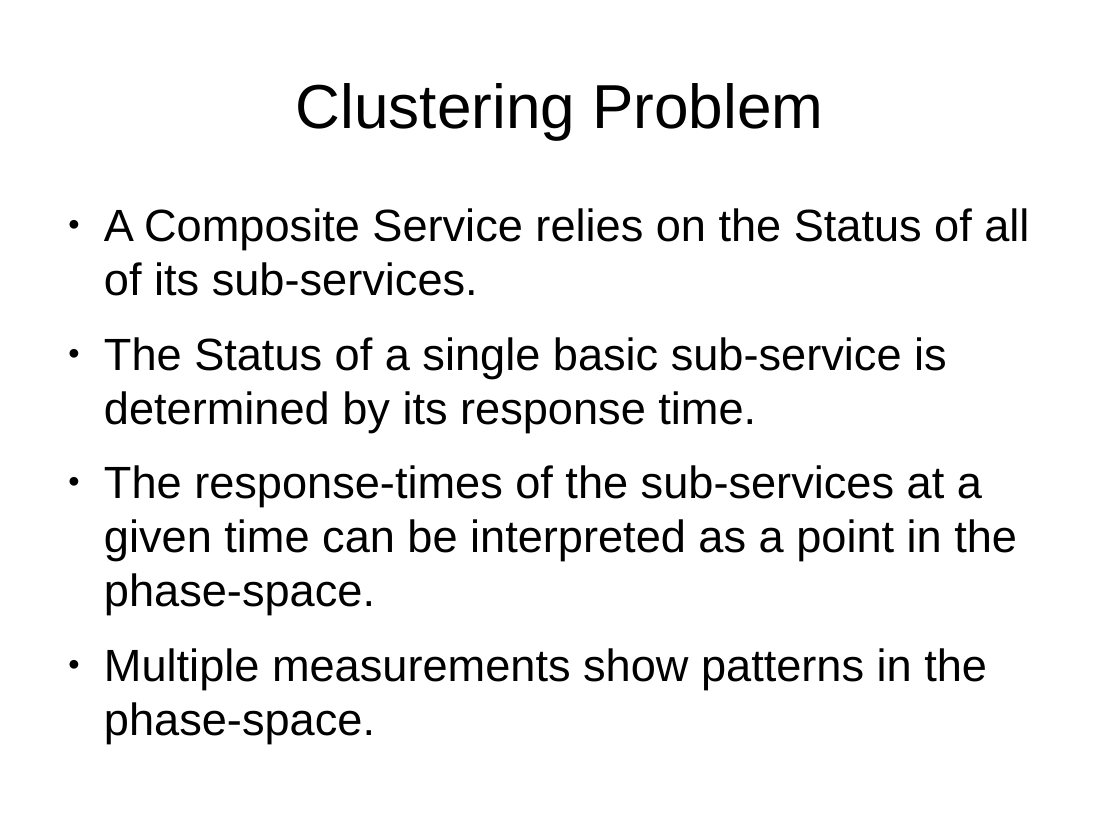
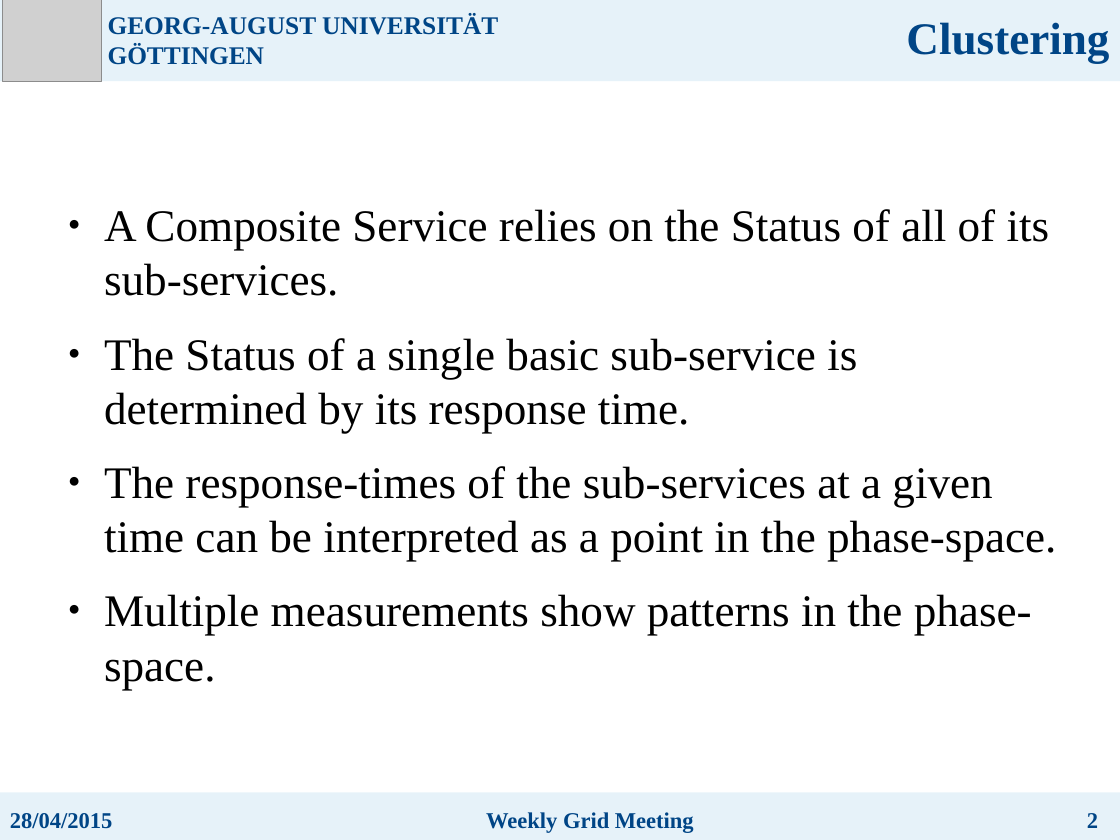
Before and after one commit to mefegiorgi/dataclustering, a slide deck: slide 4 of Presentations/Apr28.odp (slide 3 before the commit). Drawn at 1120x840 pixels with LibreOffice and Linux fonts; fonts in the diff are those of the drawing; grey boxes stand for pictures. Boxes give left, top, right and bottom in pixels: in the first picture for what was removed or moved away, otherwise in the second. Text is boxed around its words. In the diff, an @@ line names an element or a change of style, - is before the commit and + after.

Commit message:
hierarchical clustering

```diff
--- a/Presentations/Apr28.odp
+++ b/Presentations/Apr28.odp
@@ group added at [0, 0, 1120, 81]: 2 texts, 1 rectangle, 1 picture @@
+GEORG-AUGUST UNIVERSITÄT GÖTTINGEN
+Clustering
@@ title removed at [296, 83, 823, 139] @@
-Clustering Problem
@@ text "A Composite Service relies on ..." at [104, 209, 1056, 690]: font Arial to Times New Roman @@
@@ group added at [0, 793, 1120, 840]: 3 texts, 1 rectangle @@
+28/04/2015
+Weekly Grid Meeting
+2
```
Also in this commit, not shown: 4 other slides changed, 6 slides added, 4 slides removed, 6 other files.
